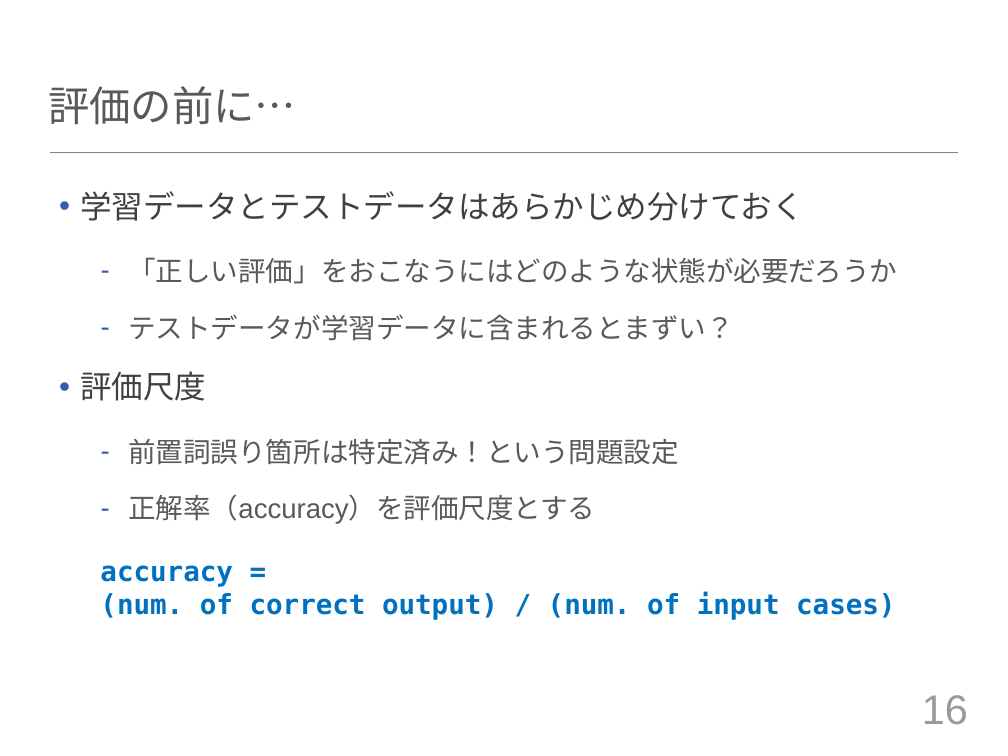
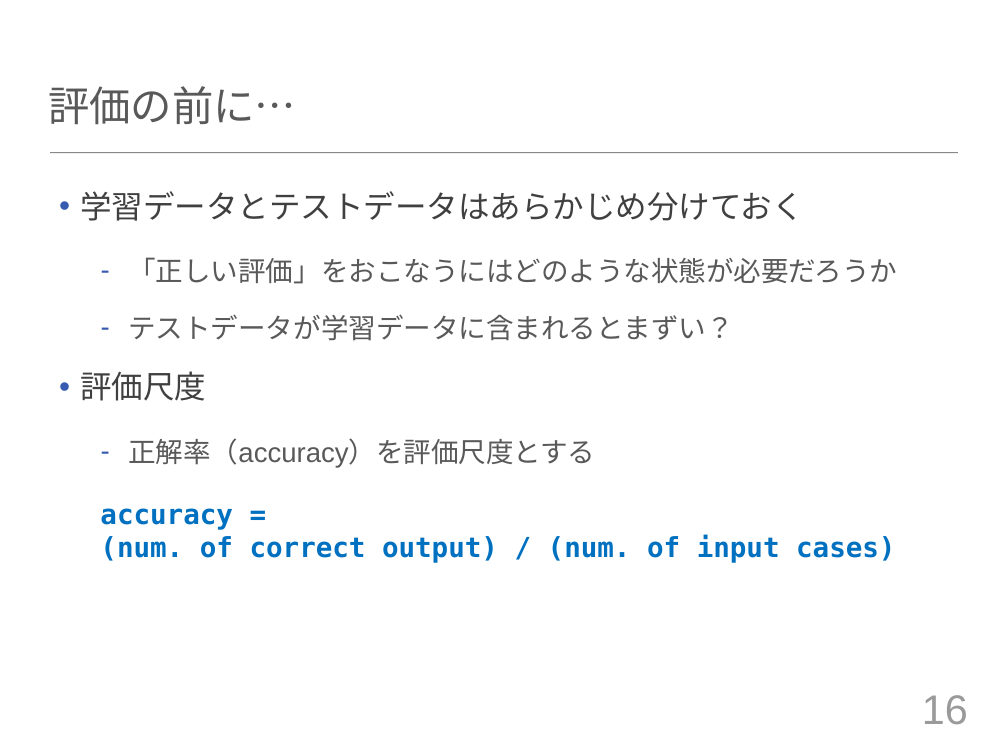
Before and after one commit to tuxedocat/ss2012, a slide deck: slide 16 of ss2012_slide.pptx. Drawn at 1008x756 pixels with LibreOffice and Linux fonts; fonts in the diff are those of the drawing. Boxes give left, top, right and bottom in pixels: in the first picture for what was removed or moved away, otherwise in the second. Text is boxed around its words. In the diff, an @@ line names an element or a change of style, - is before the commit and + after.

```diff
--- a/ss2012_slide.pptx
+++ b/ss2012_slide.pptx
@@ text at (x1=128, y1=439, x2=678, y2=464): paragraph removed @@
-  – 前置詞誤り箇所は特定済み！という問題設定
```
Also in this commit, not shown: 4 other slides changed.
